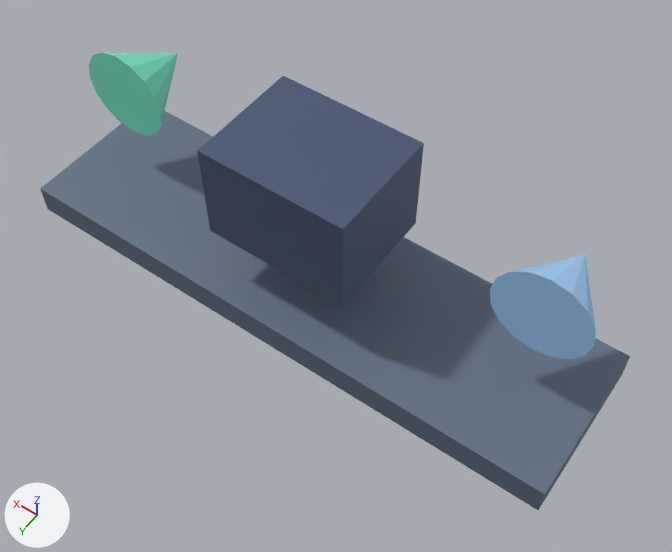
Two versions of the glTF model assets/FuncionesModulos.glb, one commit apart.
One viewpoint serves both versions: a 50 mm lens placed at (-0.884, 1.145, 1.65), pointed at (-0.108, 0.059, -0.056). The lights are fixed; the arrows at lower left show +X, +Y and +Z. The first picture is the older version. Where no turn or scale is listed for an object, it has been applied to the vertices.

Names of what the first picture shows: 'n0', 'n1', 'n2', 'n3'.
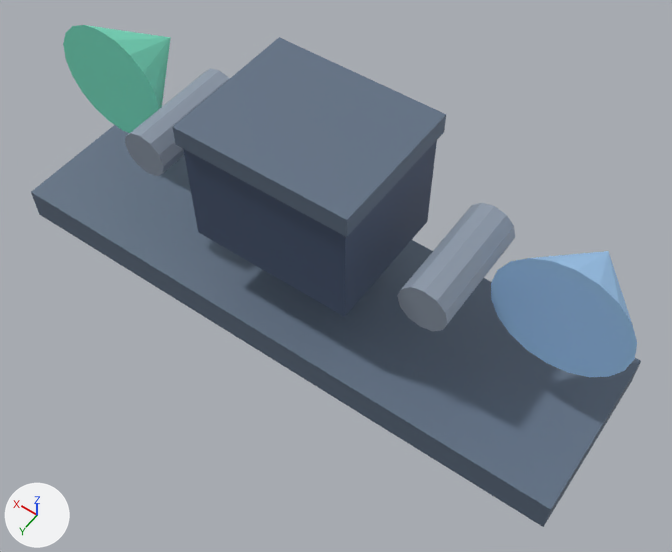
Boxes [x1, y1, x2, y2] around the edits, measured in the pictures (672 x 552 px):
'n0', rescaled: before [40, 111, 630, 510]; after [31, 125, 641, 527]
'n2', reshaped (48% narrower, 44% shorter): before [197, 76, 424, 306]; after [397, 203, 515, 331]
'n4', added (blue): after [172, 37, 446, 237]
'n3', reshaped: before [89, 53, 178, 136]; after [183, 140, 437, 317]
'n1', reshaped (37% wider, 21% taller): before [490, 255, 596, 359]; after [491, 251, 637, 377]
'n6', added (green): after [63, 25, 171, 133]
'n5', added: after [125, 68, 230, 176]

Diff of the bpy script that builds the scene:
```diff
--- a/assets/FuncionesModulos.glb.py
+++ b/assets/FuncionesModulos.glb.py
@@ mat_defaultmaterial_006 @@
+mat_defaultmaterial_006 = bpy.data.materials.new('DefaultMaterial.006')
+mat_defaultmaterial_006.use_nodes = True; mat_defaultmaterial_006.node_tree.nodes.clear()
+_N = mat_defaultmaterial_006.node_tree.nodes; _L = mat_defaultmaterial_006.node_tree.links
+n0 = _N.new('ShaderNodeOutputMaterial'); n0.name = 'Material Output'
+n1 = _N.new('ShaderNodeBsdfPrincipled'); n1.name = 'Principled BSDF'
+n2 = _N.new('ShaderNodeVertexColor'); n2.name = 'Color Attribute'
+_L.new(n1.outputs[0], n0.inputs[0])  # 'BSDF' to 'Surface'
+_L.new(n2.outputs[0], n1.inputs[0])  # 'Color' to 'Base Color'
@@ mat_defaultmaterial_005 @@
+mat_defaultmaterial_005 = bpy.data.materials.new('DefaultMaterial.005')
+mat_defaultmaterial_005.use_nodes = True; mat_defaultmaterial_005.node_tree.nodes.clear()
+_N = mat_defaultmaterial_005.node_tree.nodes; _L = mat_defaultmaterial_005.node_tree.links
+n0 = _N.new('ShaderNodeOutputMaterial'); n0.name = 'Material Output'
+n1 = _N.new('ShaderNodeBsdfPrincipled'); n1.name = 'Principled BSDF'
+n2 = _N.new('ShaderNodeVertexColor'); n2.name = 'Color Attribute'
+_L.new(n1.outputs[0], n0.inputs[0])  # 'BSDF' to 'Surface'
+_L.new(n2.outputs[0], n1.inputs[0])  # 'Color' to 'Base Color'
@@ mat_defaultmaterial_004 @@
+mat_defaultmaterial_004 = bpy.data.materials.new('DefaultMaterial.004')
+mat_defaultmaterial_004.use_nodes = True; mat_defaultmaterial_004.node_tree.nodes.clear()
+_N = mat_defaultmaterial_004.node_tree.nodes; _L = mat_defaultmaterial_004.node_tree.links
+n0 = _N.new('ShaderNodeOutputMaterial'); n0.name = 'Material Output'
+n1 = _N.new('ShaderNodeBsdfPrincipled'); n1.name = 'Principled BSDF'
+n2 = _N.new('ShaderNodeVertexColor'); n2.name = 'Color Attribute'
+_L.new(n1.outputs[0], n0.inputs[0])  # 'BSDF' to 'Surface'
+_L.new(n2.outputs[0], n1.inputs[0])  # 'Color' to 'Base Color'
@@ me_geometry_0 @@
-me_geometry_0.from_pydata(...)  # 8 vertices, 12 faces; spans x -0.75..0.75, y -0.21..0.21, z -0.24..-0.16
+me_geometry_0.from_pydata(...)  # 8 vertices, 12 faces; spans x -0.77..0.77, y -0.22..0.22, z -0.26..-0.17
+# me_geometry_0 part 1: the whole mesh is scaled about the mesh origin by (1.03, 1.07, 1.12)
 me_geometry_0.materials.append(mat_defaultmaterial)
@@ me_geometry_1 @@
-me_geometry_1.from_pydata(...)  # 18 vertices, 32 faces; spans x -0.7..-0.46, y -0.2..0.0, z -0.02..0.22
+me_geometry_1.from_pydata(...)  # 22 vertices, 40 faces; spans x -0.78..-0.46, y -0.22..0.0, z -0.04..0.28
+# me_geometry_1 part 2: the whole mesh is rebuilt
 me_geometry_1.materials.append(mat_defaultmaterial_001)
@@ me_geometry_2 @@
-me_geometry_2.from_pydata(...)  # 8 vertices, 12 faces; spans x -0.19..0.19, y -0.15..0.15, z -0.01..0.25
+me_geometry_2.from_pydata(...)  # 26 vertices, 48 faces; spans x -0.44..-0.32, y -0.14..0.14, z 0.06..0.18
+# me_geometry_2 part 3: the whole mesh is rebuilt
 me_geometry_2.materials.append(mat_defaultmaterial_002)
@@ me_geometry_3 @@
-me_geometry_3.from_pydata(...)  # 18 vertices, 32 faces; spans x 0.46..0.7, y -0.2..0.0, z -0.02..0.22
+me_geometry_3.from_pydata(...)  # 8 vertices, 12 faces; spans x -0.21..0.21, y -0.17..0.17, z -0.01..0.29
+# me_geometry_3 part 4: the whole mesh is rebuilt
 me_geometry_3.materials.append(mat_defaultmaterial_003)
@@ ob_n6 @@
+ob_n6 = bpy.data.objects.new('n6', me_geometry_6)  # a 20-sided cone pointing to -y spanning x 0.46..0.78, y -0.22..0.0, z -0.04..0.28
+ob_n6.location = (0.0, 0.0, 0.0)
@@ ob_n5 @@
+ob_n5 = bpy.data.objects.new('n5', me_geometry_5)  # a 12-sided cylinder along y spanning x 0.32..0.44, y -0.14..0.14, z 0.06..0.18
+ob_n5.location = (0.0, 0.0, 0.0)
@@ ob_n4 @@
+ob_n4 = bpy.data.objects.new('n4', me_geometry_4)  # a box spanning x -0.22..0.22, y -0.18..0.18, z 0.275..0.325
+ob_n4.location = (0.0, 0.0, 0.0)
```
